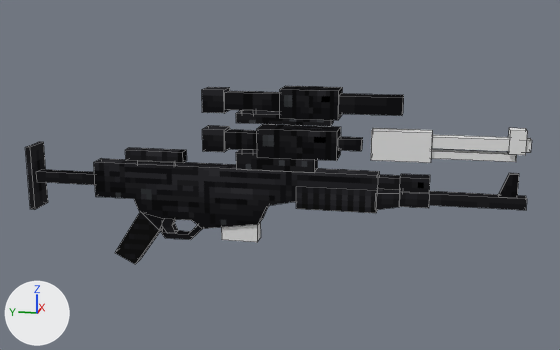
The Blender file resources/models/blasters/a280c/A280C.blend, before and after one commit.
Camera for both pictures: a camera (50 mm lens) standing at (-9.88, -3.37, 3.25) and looking at (0.06, -1.38, 0.76). Arrows for +X, +Y and +Z are at lower left; the lights stay in place. Mesh edges are drawn as thin lines.

Objects in the first picture: 'A280C', 'A280C.002', 'A280C.003', 'A280C.004', 'Scope1', 'Scope2'.
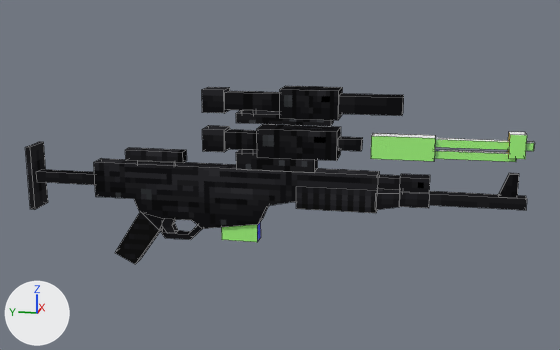
Where the change shows, as pixel boxes (x1, y1, x2, y2) in the pictures (560 x 350 px; the box of a moved part takes in the faces that stretch with it):
'A280C.003', reshaped (14% shorter): before (371, 128, 532, 163); after (371, 132, 535, 162)
part 1 of me_plane_006, recoloured (grey to green): (221, 223, 261, 242) in both
part 2 of me_plane_005, rebuilt (not visible afterwards): before (371, 128, 432, 163)
part 3 of me_plane_005, rebuilt (28% shorter): before (432, 135, 532, 152); after (435, 139, 535, 151)
part 4 of me_plane_005, moved or reshaped: before (431, 128, 527, 162); after (371, 132, 534, 162)
part 5 of me_plane_005, recoloured: (435, 149, 508, 154) in both

The change in detail:
Picture 'A280cBarrel.png' (img_a280cbarrel_png) is new.
Picture 'A280cMag.png' (img_a280cmag_png) is new.
Material 'Material' (mat_material) is new.
Its texture is img_a280cbarrel_png.
Material 'Material.001' (mat_material_001) is new.
Its texture is img_a280cmag_png.
me_plane_005 is used by ob_a280c_003; location (0.0, 0.0, 0.6).
me_plane_005 had 36 vertices, 22 faces and spanned x -0.1..0.1, y -4.56..-2.6, z 0.45..0.9.
me_plane_005 now has 72 vertices, 21 faces and spans x -0.1..0.1, y -4.6..-2.6, z 0.47..0.85.
me_plane_005 part 2: the loose piece of 8 vertices spanning x -0.09..0.09, y -3.36..-2.6, z 0.45..0.84 is rebuilt with 6 vertices and now spans x -0.1..0.1, y -3.4..-2.6, z 0.47..0.77, in mat_material (picture img_a280cbarrel_png).
me_plane_005 part 3: the loose piece of 8 vertices spanning x -0.08..0.08, y -4.56..-3.36, z 0.63..0.78 is rebuilt with 8 vertices and now spans x -0.05..0.05, y -4.6..-3.4, z 0.65..0.75, in mat_material (picture img_a280cbarrel_png).
Part 4, on me_plane_005:
8 vertices are removed from x -0.1..0.1, y -4.5..-4.3, z 0.6..0.9.
10 faces are deleted.
27 vertices are added at x -0.1..0.1, y -4.6..-2.6, z 0.47..0.85.
12 new vertices lie (0.0, 0.0, 0.3) away from vertices in x -0.1..0.1, y -4.5..-2.6, z 0.47..0.55.
6 new vertices lie (0.2, 0.0, 0.0) away from vertices in x -0.1, y -4.5..-2.6, z 0.55..0.85.
5 new vertices lie (0.1, 0.0, 0.0) away from vertices in x -0.05, y -4.6..-3.4, z 0.5..0.75.
14 new faces join them.
me_plane_005 part 5: 2 faces spanning x -0.05..0.05, y -4.4..-3.3, z 0.5..0.6 switch from no material to mat_material (picture img_a280cbarrel_png).
me_plane_006 is used by ob_a280c_004; location (0.0, 0.0, 0.6).
me_plane_006 had 8 vertices, 6 faces and spanned x -0.1..0.1, y -1.1..-0.6, z -0.75..-0.45.
me_plane_006 now has 8 vertices, 5 faces and spans x -0.1..0.1, y -1.1..-0.6, z -0.75..-0.45.
me_plane_006 part 1: 5 faces spanning x -0.1..0.1, y -1.1..-0.6, z -0.75..-0.45 switch from no material to mat_material_001 (picture img_a280cmag_png).
